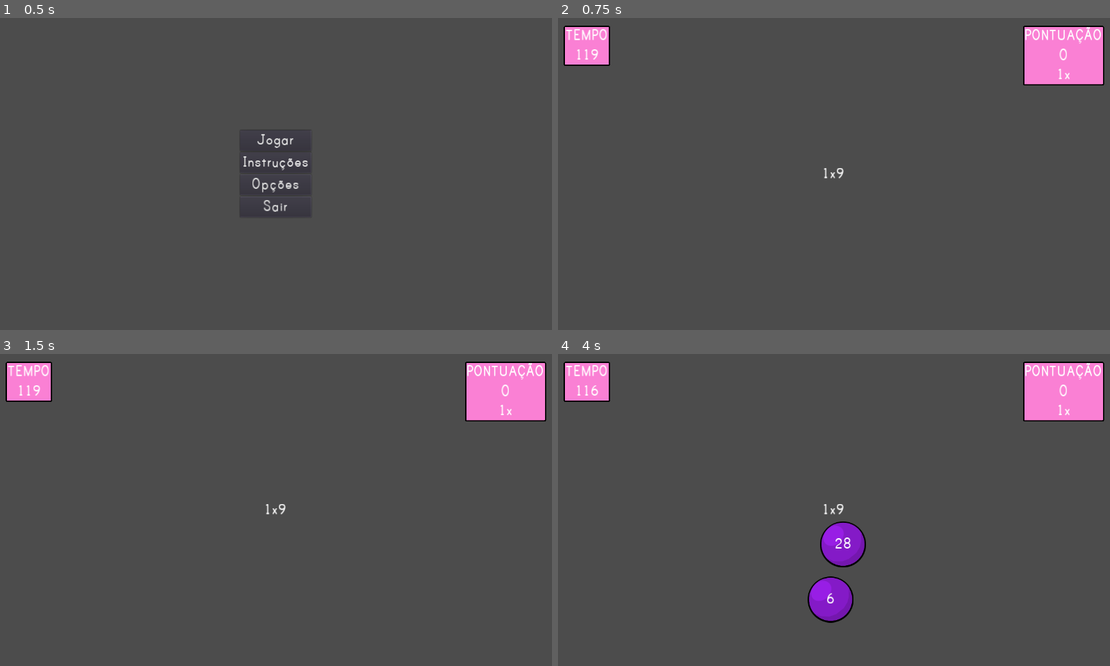
Above: before the commit, frames 1-4 (two rows, left to right).
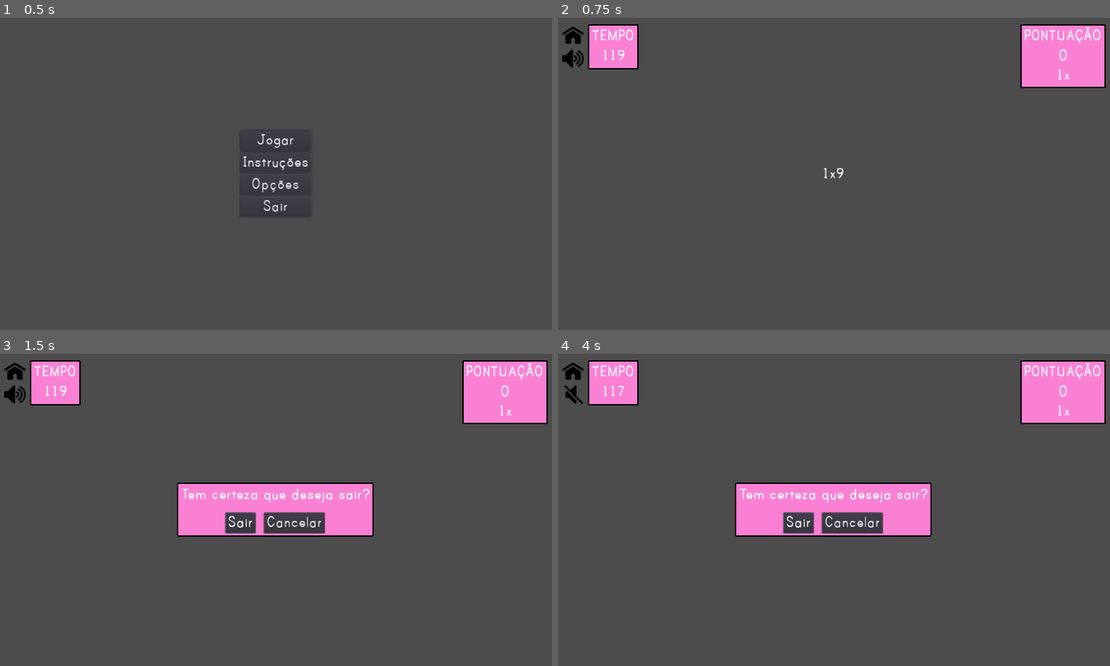
Above: after the commit, the same moments.

Repository: rpeixe/Tabolhada
Game: Godot game, scene res://scenes/MainMenu.tscn
Same seed, same stepped clock (60 frames per second), same inputs: the game is played once before the commit and once after it.
Inputs (mouse positions are in pixels of both pictures, inside the frame that each line leads up to):
- Up to frame 1 (0.5 s): no input
- Up to frame 2 (0.75 s): click "Jogar" at 0.5 s
- Up to frame 3 (1.5 s): click (16, 369) at 1.27 s
- Up to frame 4 (4 s): click (850, 522) at 2 s, where only the run after the commit has a clickable "Cancelar"; click (574, 394) at 2.77 s; click (574, 369) at 3.52 s

Frame 1 is identical in both runs. In frame 2, 2.4% of the frame differs, in the area x 0-100%, y 2-23%; in frame 3, 7.7%; in frame 4, 9.5%, in the area x 0-100%, y 2-87%.

Commit message:
Conserto em itens da UI, adicionado botão home

Diff:
--- a/scenes/Bubble.tscn
+++ b/scenes/Bubble.tscn
@@ -1,7 +1,7 @@
 [gd_scene load_steps=6 format=2]
 
 [ext_resource path="res://scripts/Bubble.gd" type="Script" id=1]
-[ext_resource path="res://sprites/Bolha2.png" type="Texture" id=2]
+[ext_resource path="res://sprites/Bolha.png" type="Texture" id=2]
 [ext_resource path="res://themes/MainTheme.tres" type="Theme" id=3]
 
 [sub_resource type="PhysicsMaterial" id=2]
--- a/scenes/MainGame.tscn
+++ b/scenes/MainGame.tscn
@@ -1,9 +1,12 @@
-[gd_scene load_steps=7 format=2]
+[gd_scene load_steps=10 format=2]
 
 [ext_resource path="res://scripts/MainGame.gd" type="Script" id=1]
 [ext_resource path="res://scripts/Spawner.gd" type="Script" id=2]
 [ext_resource path="res://themes/MainTheme.tres" type="Theme" id=3]
 [ext_resource path="res://themes/BoxStyle.tres" type="StyleBox" id=4]
+[ext_resource path="res://sprites/unmuted_icon.png" type="Texture" id=5]
+[ext_resource path="res://sprites/muted_icon.png" type="Texture" id=6]
+[ext_resource path="res://sprites/home_icon.png" type="Texture" id=7]
 
 [sub_resource type="RectangleShape2D" id=1]
 extents = Vector2( 640, 10 )
@@ -86,26 +89,36 @@
 [node name="Scoreboard" type="PanelContainer" parent="UI"]
 anchor_left = 1.0
 anchor_right = 1.0
-margin_left = -203.0
-margin_top = 20.0
-margin_right = -20.0
-margin_bottom = 157.0
+margin_left = -209.0
+margin_top = 16.0
+margin_right = -16.0
+margin_bottom = 163.0
 custom_styles/panel = ExtResource( 4 )
 
-[node name="VBoxContainer" type="VBoxContainer" parent="UI/Scoreboard"]
+[node name="MarginContainer" type="MarginContainer" parent="UI/Scoreboard"]
 margin_left = 3.0
 margin_top = 3.0
-margin_right = 180.0
-margin_bottom = 134.0
-
-[node name="Label" type="Label" parent="UI/Scoreboard/VBoxContainer"]
+margin_right = 190.0
+margin_bottom = 144.0
+custom_constants/margin_right = 5
+custom_constants/margin_top = 5
+custom_constants/margin_left = 5
+custom_constants/margin_bottom = 5
+
+[node name="VBoxContainer" type="VBoxContainer" parent="UI/Scoreboard/MarginContainer"]
+margin_left = 5.0
+margin_top = 5.0
+margin_right = 182.0
+margin_bottom = 136.0
+
+[node name="Label" type="Label" parent="UI/Scoreboard/MarginContainer/VBoxContainer"]
 margin_right = 177.0
 margin_bottom = 41.0
 text = "PONTUAÇÃO"
 align = 1
 valign = 1
 
-[node name="Score" type="Label" parent="UI/Scoreboard/VBoxContainer"]
+[node name="Score" type="Label" parent="UI/Scoreboard/MarginContainer/VBoxContainer"]
 margin_top = 45.0
 margin_right = 177.0
 margin_bottom = 86.0
@@ -113,7 +126,7 @@
 align = 1
 valign = 1
 
-[node name="Multiplier" type="Label" parent="UI/Scoreboard/VBoxContainer"]
+[node name="Multiplier" type="Label" parent="UI/Scoreboard/MarginContainer/VBoxContainer"]
 margin_top = 90.0
 margin_right = 177.0
 margin_bottom = 131.0
@@ -121,32 +134,119 @@
 align = 1
 valign = 1
 
-[node name="Timer" type="PanelContainer" parent="UI"]
-margin_left = 20.0
-margin_top = 20.0
-margin_right = 125.0
-margin_bottom = 112.0
+[node name="HBoxContainer" type="HBoxContainer" parent="UI"]
+margin_left = 16.0
+margin_top = 16.0
+margin_right = 175.0
+margin_bottom = 120.0
+custom_constants/separation = 10
+
+[node name="Buttons" type="VBoxContainer" parent="UI/HBoxContainer"]
+margin_right = 50.0
+margin_bottom = 104.0
+
+[node name="HomeButton" type="TextureButton" parent="UI/HBoxContainer/Buttons"]
+margin_right = 50.0
+margin_bottom = 50.0
+rect_min_size = Vector2( 50, 50 )
+texture_normal = ExtResource( 7 )
+expand = true
+
+[node name="MuteButton" type="TextureButton" parent="UI/HBoxContainer/Buttons"]
+margin_top = 54.0
+margin_right = 50.0
+margin_bottom = 104.0
+rect_min_size = Vector2( 50, 50 )
+toggle_mode = true
+texture_normal = ExtResource( 5 )
+texture_pressed = ExtResource( 6 )
+expand = true
+
+[node name="Timer" type="PanelContainer" parent="UI/HBoxContainer"]
+margin_left = 60.0
+margin_right = 175.0
+margin_bottom = 104.0
 custom_styles/panel = ExtResource( 4 )
 
-[node name="VBoxContainer" type="VBoxContainer" parent="UI/Timer"]
+[node name="MarginContainer" type="MarginContainer" parent="UI/HBoxContainer/Timer"]
 margin_left = 3.0
 margin_top = 3.0
-margin_right = 102.0
-margin_bottom = 89.0
-
-[node name="TimerLabel" type="Label" parent="UI/Timer/VBoxContainer"]
+margin_right = 112.0
+margin_bottom = 101.0
+custom_constants/margin_right = 5
+custom_constants/margin_top = 5
+custom_constants/margin_left = 5
+custom_constants/margin_bottom = 5
+
+[node name="VBoxContainer" type="VBoxContainer" parent="UI/HBoxContainer/Timer/MarginContainer"]
+margin_left = 5.0
+margin_top = 5.0
+margin_right = 104.0
+margin_bottom = 93.0
+
+[node name="TimerLabel" type="Label" parent="UI/HBoxContainer/Timer/MarginContainer/VBoxContainer"]
 margin_right = 99.0
 margin_bottom = 41.0
 text = "TEMPO"
 align = 1
 valign = 1
 
-[node name="Time" type="Label" parent="UI/Timer/VBoxContainer"]
+[node name="Time" type="Label" parent="UI/HBoxContainer/Timer/MarginContainer/VBoxContainer"]
 margin_top = 45.0
 margin_right = 99.0
 margin_bottom = 86.0
 align = 1
 valign = 1
+
+[node name="QuitGamePopup" type="PopupPanel" parent="UI"]
+pause_mode = 2
+margin_right = 449.0
+margin_bottom = 124.0
+custom_styles/panel = ExtResource( 4 )
+popup_exclusive = true
+
+[node name="MarginContainer" type="MarginContainer" parent="UI/QuitGamePopup"]
+margin_left = 3.0
+margin_top = 3.0
+margin_right = 446.0
+margin_bottom = 121.0
+custom_constants/margin_right = 5
+custom_constants/margin_top = 5
+custom_constants/margin_left = 5
+custom_constants/margin_bottom = 5
+
+[node name="VBoxContainer" type="VBoxContainer" parent="UI/QuitGamePopup/MarginContainer"]
+margin_left = 5.0
+margin_top = 5.0
+margin_right = 438.0
+margin_bottom = 113.0
+custom_constants/separation = 20
+
+[node name="Label" type="Label" parent="UI/QuitGamePopup/MarginContainer/VBoxContainer"]
+margin_right = 433.0
+margin_bottom = 41.0
+text = "Tem certeza que deseja sair?"
+align = 1
+valign = 1
+
+[node name="HBoxContainer" type="HBoxContainer" parent="UI/QuitGamePopup/MarginContainer/VBoxContainer"]
+margin_top = 61.0
+margin_right = 433.0
+margin_bottom = 108.0
+custom_constants/separation = 20
+alignment = 1
+
+[node name="QuitButton" type="Button" parent="UI/QuitGamePopup/MarginContainer/VBoxContainer/HBoxContainer"]
+margin_left = 104.0
+margin_right = 171.0
+margin_bottom = 47.0
+text = "Sair"
+
+[node name="CancelButton" type="Button" parent="UI/QuitGamePopup/MarginContainer/VBoxContainer/HBoxContainer"]
+margin_left = 191.0
+margin_right = 328.0
+margin_bottom = 47.0
+text = "Cancelar"
 
 [node name="GameOverPopup" type="PopupDialog" parent="UI"]
 pause_mode = 2
@@ -187,9 +287,14 @@
 margin_bottom = 137.0
 text = "Sair"
 
+[node name="BackgroundMusic" type="AudioStreamPlayer" parent="."]
+
 [connection signal="result_changed" from="." to="Spawner" method="_on_MainGame_result_changed"]
 [connection signal="timeout" from="Spawner/ShortTimer" to="Spawner" method="_on_ShortTimer_timeout"]
 [connection signal="timeout" from="Spawner/LongTimer" to="Spawner" method="_on_LongTimer_timeout"]
 [connection signal="timeout" from="GameTimer" to="." method="_on_GameTimer_timeout"]
 [connection signal="timeout" from="ScoreResetTimer" to="." method="_on_ScoreResetTimer_timeout"]
+[connection signal="button_up" from="UI/HBoxContainer/Buttons/HomeButton" to="." method="_on_HomeButton_button_up"]
+[connection signal="button_up" from="UI/QuitGamePopup/MarginContainer/VBoxContainer/HBoxContainer/QuitButton" to="." method="_on_QuitButton_button_up"]
+[connection signal="button_up" from="UI/QuitGamePopup/MarginContainer/VBoxContainer/HBoxContainer/CancelButton" to="." method="_on_CancelButton_button_up"]
 [connection signal="button_up" from="UI/GameOverPopup/CenterContainer/VBoxContainer/GameOverButton" to="." method="_on_GameOverButton_button_up"]
--- a/scripts/MainGame.gd
+++ b/scripts/MainGame.gd
@@ -17,7 +17,7 @@
 	randomize_numbers()
 
 func _process(delta):
-	$UI/Timer/VBoxContainer/Time.text = str(int($GameTimer.time_left))
+	$UI/HBoxContainer/Timer/MarginContainer/VBoxContainer/Time.text = str(int($GameTimer.time_left))
 
 func randomize_numbers():
 	num_1 = rng.randi_range(1, 10)
@@ -29,13 +29,13 @@
 
 func set_multiplier(value):
 	multiplier = value
-	$UI/Scoreboard/VBoxContainer/Multiplier.text = str(value) + "x"
+	$UI/Scoreboard/MarginContainer/VBoxContainer/Multiplier.text = str(value) + "x"
 
 func increase_score():
 	score += multiplier
 	if multiplier < 5:
 		set_multiplier(multiplier + 1)
-	$UI/Scoreboard/VBoxContainer/Score.text = str(score)
+	$UI/Scoreboard/MarginContainer/VBoxContainer/Score.text = str(score)
 
 func on_bubble_popped(value):
 	if value == result:
@@ -57,3 +57,18 @@
 func _on_GameOverButton_button_up():
 	get_tree().change_scene("res://scenes/MainMenu.tscn")
 	get_tree().paused = false
+
+
+func _on_HomeButton_button_up():
+	$UI/QuitGamePopup.popup_centered()
+	get_tree().paused = true
+
+
+func _on_QuitButton_button_up():
+	get_tree().change_scene("res://scenes/MainMenu.tscn")
+	get_tree().paused = false
+
+
+func _on_CancelButton_button_up():
+	$UI/QuitGamePopup.hide()
+	get_tree().paused = false
Binary file changed: sprites/Bolha.png
Binary file removed: sprites/Bolha2.png
Binary file added: sprites/home_icon.png
Not shown, changed: sprites/home_icon.png.import
Binary file added: sprites/muted_icon.png
Not shown, added: sprites/muted_icon.png.import
Binary file removed: sprites/placeholder_blue_circle.png
Binary file added: sprites/unmuted_icon.png
Not shown, changed: sprites/unmuted_icon.png.import
